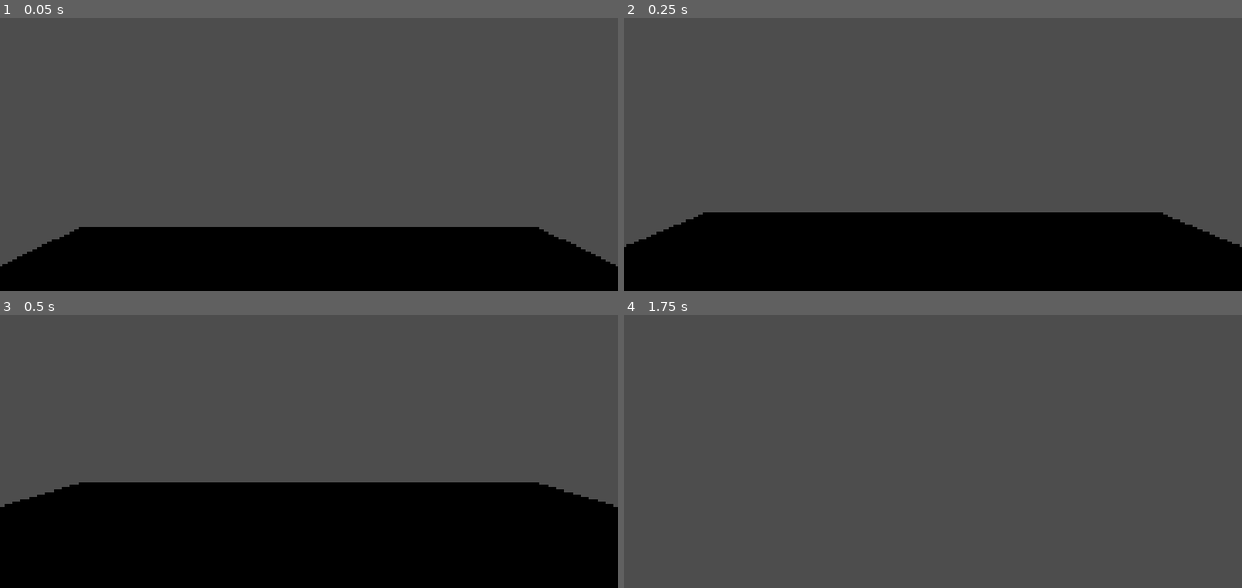
Above: before the commit, frames 1-4 (two rows, left to right).
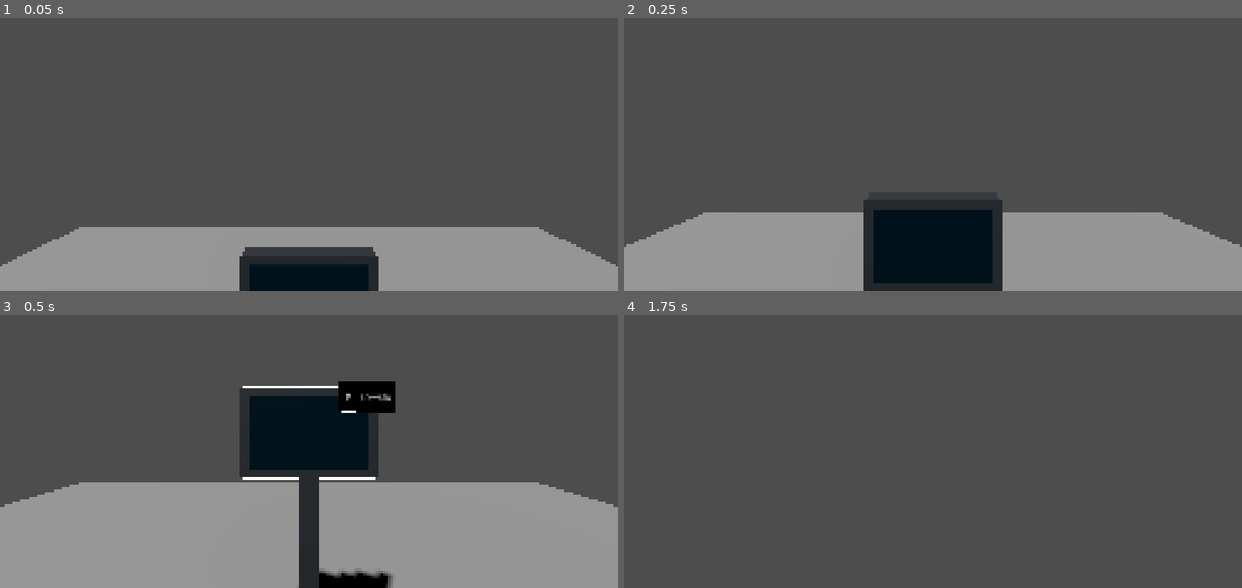
Above: after the commit, the same moments.

Repository: MARDIO1/game_jame_train
Game: Godot game, scene res://map/world_1.tscn
The game is run twice, just before and just after one commit, with the same random seed, the same clock (stepped at 60 frames per second) and the same inputs.
Inputs (mouse positions are in pixels of both pictures, inside the frame that each line leads up to):
- Up to frame 1 (0.05 s): no input
- Up to frame 2 (0.25 s): no input
- Up to frame 3 (0.5 s): no input
- Up to frame 4 (1.75 s): move the mouse to (963, 413) at 0.52 s; hold W (move_forward) from 0.53 s (still down); tap E (interact) at 0.6, 1.35 s; click (963, 413) at 0.67 s; move the mouse to (902, 416) at 1.27 s; click (902, 416) at 1.42 s

The runs differ from the first frame. In frame 1, 22% of the frame differs, in the area x 0-100%, y 76-100%; in frame 2, 28%; in frame 3, 45%, in the area x 0-100%, y 24-100%; in frame 4, nothing differs.

Commit message:
射线和UI

Diff:
--- a/actor/player.gd
+++ b/actor/player.gd
@@ -1,13 +1,35 @@
-## 玩家移动与第一人称视角。依赖场景中的 Head 节点和项目的 move_*、escape 输入动作。
+## 玩家移动、第一人称视角与交互检测。依赖场景中的 Head、Camera3D 和 RayCast3D。
 
 #region 依赖
 extends CharacterBody3D
+
+signal interact_hint_changed(text: String)
+
+const InteractableType = preload("res://interactables/interactable.gd")
+
 @onready var head: Node3D = $Head
+@onready var interact_ray: RayCast3D = $Head/Camera3D/RayCast3D
 #endregion
 
-#region 状态机
-enum game_state{UI,WORLD1}
-var current_game_state:game_state= game_state.WORLD1
+#region 交互
+var current_interactable: InteractableType
+
+
+## 检测相机中心当前指向的交互物，并同步高光与 HUD 提示。
+func _update_interactable() -> void:
+	var next_interactable: InteractableType
+	if interact_ray.is_colliding() and interact_ray.get_collider() is InteractableType:
+		next_interactable = interact_ray.get_collider() as InteractableType
+	if next_interactable == current_interactable:
+		return
+	if current_interactable != null:
+		current_interactable.set_highlighted(false)
+	current_interactable = next_interactable
+	if current_interactable == null:
+		interact_hint_changed.emit("")
+	else:
+		current_interactable.set_highlighted(true)
+		interact_hint_changed.emit(current_interactable.get_interact_hint())
 #endregion
 
 #region 视角
@@ -16,8 +38,8 @@
 func _ready() -> void:
 	Input.mouse_mode = Input.MOUSE_MODE_CAPTURED
 
-## 处理鼠标视角；Esc 释放鼠标，左键重新捕获。
-func _unhandled_input(event: InputEvent) -> void:
+## 优先处理鼠标视角；Esc 释放鼠标，左键重新捕获。
+func _input(event: InputEvent) -> void:
 	if event.is_action_pressed("escape"):
 		Input.mouse_mode = Input.MOUSE_MODE_VISIBLE
 	elif event is InputEventMouseButton and event.pressed and event.button_index == MOUSE_BUTTON_LEFT:
@@ -31,6 +53,9 @@
 const SPEED_MPS: float = 5.0
 ## 每个物理帧读取 WASD，施加重力并移动玩家。
 func _physics_process(delta: float) -> void:
+	_update_interactable()
+	if Input.is_action_just_pressed("interact") and current_interactable != null:
+		current_interactable.interact(self)
 	if not is_on_floor():
 		velocity += get_gravity() * delta
 	var move_input: Vector2 = Input.get_vector("move_left", "move_right", "move_forward", "move_backward")
--- a/actor/player.tscn
+++ b/actor/player.tscn
@@ -23,3 +23,8 @@
 transform = Transform3D(1, 0, 0, 0, 1, 0, 0, 0, 1, 0, 0.6, 0)
 
 [node name="Camera3D" type="Camera3D" parent="Head" unique_id=2022243400]
+
+[node name="RayCast3D" type="RayCast3D" parent="Head/Camera3D" unique_id=1806148872]
+target_position = Vector3(0, 0, -1.6)
+collision_mask = 3
+collide_with_areas = true
--- /dev/null
+++ b/interactables/computer.gd
@@ -0,0 +1,7 @@
+## 电脑交互物。具体的打开界面、动画和音效从交互回调继续实现。
+extends Node3D
+
+
+## 接收通用交互组件的信号，预留电脑效果入口。
+func _on_interactable_interacted(_interactor: Node3D) -> void:
+	pass
--- /dev/null
+++ b/interactables/computer.tscn
@@ -0,0 +1,68 @@
+[gd_scene load_steps=8 format=3 uid="uid://66pltxegjbx8"]
+
+[ext_resource type="Script" path="res://interactables/computer.gd" id="1_computer"]
+[ext_resource type="Script" path="res://interactables/interactable.gd" id="2_interactable"]
+
+[sub_resource type="StandardMaterial3D" id="Material_body"]
+albedo_color = Color(0.16, 0.18, 0.2, 1)
+roughness = 0.72
+
+[sub_resource type="StandardMaterial3D" id="Material_screen"]
+albedo_color = Color(0.02, 0.12, 0.17, 1)
+metallic = 0.15
+roughness = 0.3
+
+[sub_resource type="BoxMesh" id="Mesh_screen"]
+material = SubResource("Material_screen")
+size = Vector3(0.65, 0.4, 0.02)
+
+[sub_resource type="BoxShape3D" id="Shape_body"]
+size = Vector3(0.75, 1.7, 0.25)
+
+[sub_resource type="BoxShape3D" id="Shape_interact"]
+size = Vector3(0.85, 1.8, 0.35)
+
+[node name="Computer" type="Node3D"]
+script = ExtResource("1_computer")
+
+[node name="Visual" type="Node3D" parent="."]
+
+[node name="Shell" type="CSGCombiner3D" parent="Visual"]
+
+[node name="Monitor" type="CSGBox3D" parent="Visual/Shell"]
+size = Vector3(0.75, 0.5, 0.1)
+material = SubResource("Material_body")
+
+[node name="Stand" type="CSGBox3D" parent="Visual/Shell"]
+transform = Transform3D(1, 0, 0, 0, 1, 0, 0, 0, 1, 0, -0.8, 0)
+size = Vector3(0.1, 1.14, 0.1)
+material = SubResource("Material_body")
+
+[node name="Base" type="CSGBox3D" parent="Visual/Shell"]
+transform = Transform3D(1, 0, 0, 0, 1, 0, 0, 0, 1, 0, -1.375, 0)
+size = Vector3(0.5, 0.07, 0.3)
+material = SubResource("Material_body")
+
+[node name="Screen" type="MeshInstance3D" parent="Visual"]
+transform = Transform3D(1, 0, 0, 0, 1, 0, 0, 0, 1, 0, 0, 0.06)
+mesh = SubResource("Mesh_screen")
+
+[node name="Body" type="StaticBody3D" parent="."]
+
+[node name="CollisionShape3D" type="CollisionShape3D" parent="Body"]
+transform = Transform3D(1, 0, 0, 0, 1, 0, 0, 0, 1, 0, -0.55, 0)
+shape = SubResource("Shape_body")
+
+[node name="Interactable" type="Area3D" parent="." node_paths=PackedStringArray("highlight_root")]
+collision_layer = 2
+collision_mask = 0
+script = ExtResource("2_interactable")
+interact_hint = "打开电脑"
+highlight_root = NodePath("../Visual/Shell")
+outline_width_m = 0.005
+
+[node name="CollisionShape3D" type="CollisionShape3D" parent="Interactable"]
+transform = Transform3D(1, 0, 0, 0, 1, 0, 0, 0, 1, 0, -0.55, 0)
+shape = SubResource("Shape_interact")
+
+[connection signal="interacted" from="Interactable" to="." method="_on_interactable_interacted"]
--- /dev/null
+++ b/interactables/interactable.gd
@@ -0,0 +1,43 @@
+## 通用交互组件。提供提示文字、交互信号和共享白色轮廓。
+class_name Interactable
+extends Area3D
+
+signal interacted(interactor: Node3D)
+
+const OUTLINE_SHADER: Shader = preload("res://interactables/outline.gdshader")
+
+@export var interact_hint: String = "交互"
+@export var highlight_root: Node3D
+@export_range(0.001, 0.1, 0.001, "suffix:m") var outline_width_m: float = 0.005
+
+var outline_material: ShaderMaterial = ShaderMaterial.new()
+var highlight_meshes: Array[GeometryInstance3D] = []
+
+
+## 初始化共享描边材质，并收集模型根节点下的所有网格。
+func _ready() -> void:
+	assert(highlight_root != null, "Interactable 需要指定 highlight_root")
+	outline_material.shader = OUTLINE_SHADER
+	outline_material.set_shader_parameter("outline_width_m", outline_width_m)
+	if highlight_root is GeometryInstance3D:
+		highlight_meshes.append(highlight_root as GeometryInstance3D)
+	else:
+		for node: Node in highlight_root.find_children("*", "GeometryInstance3D", true, false):
+			highlight_meshes.append(node as GeometryInstance3D)
+	assert(not highlight_meshes.is_empty(), "highlight_root 下没有 GeometryInstance3D")
+
+
+## 返回 HUD 应显示的动作文字。
+func get_interact_hint() -> String:
+	return interact_hint
+
+
+## 开关当前交互物全部网格的白色轮廓。
+func set_highlighted(active: bool) -> void:
+	for mesh: GeometryInstance3D in highlight_meshes:
+		mesh.material_overlay = outline_material if active else null
+
+
+## 接收交互者并发出供具体物体监听的交互信号。
+func interact(interactor: Node3D) -> void:
+	interacted.emit(interactor)
--- /dev/null
+++ b/interactables/outline.gdshader
@@ -0,0 +1,13 @@
+// 共享白色轮廓：沿合并外壳的法线扩张顶点，只绘制扩张外壳的背面。
+shader_type spatial;
+render_mode unshaded, cull_front;
+
+uniform float outline_width_m = 0.03;
+
+void vertex() {
+	VERTEX += NORMAL * outline_width_m;
+}
+
+void fragment() {
+	ALBEDO = vec3(1.0);
+}
--- a/map/world_1.tscn
+++ b/map/world_1.tscn
@@ -1,6 +1,8 @@
-[gd_scene format=3 uid="uid://djmmwm6yrh14n"]
+[gd_scene load_steps=7 format=3 uid="uid://djmmwm6yrh14n"]
 
 [ext_resource type="PackedScene" uid="uid://beu2pqhv21kel" path="res://actor/player.tscn" id="1_oonqn"]
+[ext_resource type="PackedScene" uid="uid://66pltxegjbx8" path="res://interactables/computer.tscn" id="2_computer"]
+[ext_resource type="PackedScene" uid="uid://b14lxw02x8s16" path="res://ui/HUD.tscn" id="3_hud"]
 
 [sub_resource type="BoxMesh" id="BoxMesh_o3h3q"]
 size = Vector3(10, 1, 10)
@@ -9,6 +11,11 @@
 size = Vector3(10, 1, 10)
 
 [node name="world1" type="Node3D" unique_id=608844226]
+
+[node name="TopLight" type="DirectionalLight3D" parent="."]
+rotation_degrees = Vector3(-60, -25, 0)
+light_energy = 1.2
+shadow_enabled = true
 
 [node name="ground" type="StaticBody3D" parent="." unique_id=1686439965]
 
@@ -20,3 +27,10 @@
 
 [node name="Player" parent="." unique_id=1055697178 instance=ExtResource("1_oonqn")]
 transform = Transform3D(1, 0, 0, 0, 1, 0, 0, 0, 1, 0, 2.3304923, 0)
+
+[node name="Computer" parent="." instance=ExtResource("2_computer")]
+transform = Transform3D(1, 0, 0, 0, 1, 0, 0, 0, 1, 0, 1.9, -1.3)
+
+[node name="HUD" parent="." instance=ExtResource("3_hud")]
+
+[connection signal="interact_hint_changed" from="Player" to="HUD/InteractHint" method="set_hint"]
--- a/project.godot
+++ b/project.godot
@@ -14,6 +14,10 @@
 run/main_scene="uid://djmmwm6yrh14n"
 config/features=PackedStringArray("4.7", "GL Compatibility")
 run/size/mode=0
+
+[autoload]
+
+_mcp_game_helper="*res://addons/godot_ai/runtime/game_helper.gd"
 
 [display]
 
@@ -60,6 +64,11 @@
 ]
 }
 
+[layer_names]
+
+3d_physics/layer_1="environment"
+3d_physics/layer_2="interactable"
+
 [physics]
 
 3d/physics_engine="Jolt Physics"
--- /dev/null
+++ b/root.tscn
@@ -0,0 +1,3 @@
+[gd_scene format=3 uid="uid://bmnr5l1dfu8wh"]
+
+[node name="Root" type="Node3D" unique_id=411516434]
--- a/ui/HUD.tscn
+++ b/ui/HUD.tscn
@@ -1,9 +1,67 @@
-[gd_scene format=3 uid="uid://b14lxw02x8s16"]
+[gd_scene load_steps=5 format=3 uid="uid://b14lxw02x8s16"]
 
-[node name="Hud" type="Control" unique_id=925062286]
-layout_mode = 3
-anchors_preset = 15
-anchor_right = 1.0
-anchor_bottom = 1.0
-grow_horizontal = 2
-grow_vertical = 2
+[ext_resource type="Script" path="res://ui/interact_hint.gd" id="1_hint"]
+[ext_resource type="FontFile" path="res://ui/IPix中文像素字体.ttf" id="2_font"]
+
+[sub_resource type="StyleBoxFlat" id="StyleBoxFlat_hint"]
+content_margin_left = 12.0
+content_margin_top = 10.0
+content_margin_right = 14.0
+content_margin_bottom = 10.0
+bg_color = Color(0, 0, 0, 1)
+
+[sub_resource type="StyleBoxFlat" id="StyleBoxFlat_key"]
+content_margin_left = 8.0
+content_margin_top = 2.0
+content_margin_right = 8.0
+content_margin_bottom = 2.0
+bg_color = Color(0, 0, 0, 1)
+border_width_left = 3
+border_width_top = 3
+border_width_right = 3
+border_width_bottom = 3
+border_color = Color(1, 1, 1, 1)
+
+[node name="HUD" type="CanvasLayer"]
+
+[node name="InteractHint" type="PanelContainer" parent="."]
+anchors_preset = 8
+anchor_left = 0.5
+anchor_top = 0.5
+anchor_right = 0.5
+anchor_bottom = 0.5
+offset_left = 120.0
+offset_top = -140.0
+grow_horizontal = 1
+grow_vertical = 1
+mouse_filter = 2
+theme_override_styles/panel = SubResource("StyleBoxFlat_hint")
+script = ExtResource("1_hint")
+
+[node name="Content" type="HBoxContainer" parent="InteractHint"]
+layout_mode = 2
+mouse_filter = 2
+theme_override_constants/separation = 18
+
+[node name="KeyBox" type="PanelContainer" parent="InteractHint/Content"]
+custom_minimum_size = Vector2(64, 64)
+layout_mode = 2
+mouse_filter = 2
+theme_override_styles/panel = SubResource("StyleBoxFlat_key")
+
+[node name="KeyLabel" type="Label" parent="InteractHint/Content/KeyBox"]
+layout_mode = 2
+mouse_filter = 2
+theme_override_fonts/font = ExtResource("2_font")
+theme_override_font_sizes/font_size = 40
+text = "E"
+horizontal_alignment = 1
+vertical_alignment = 1
+
+[node name="HintLabel" type="Label" parent="InteractHint/Content"]
+layout_mode = 2
+mouse_filter = 2
+theme_override_fonts/font = ExtResource("2_font")
+theme_override_font_sizes/font_size = 32
+text = "打开电脑"
+vertical_alignment = 1
--- /dev/null
+++ b/ui/interact_hint.gd
@@ -0,0 +1,19 @@
+## HUD 交互提示。非空文字显示提示，空文字隐藏提示。
+class_name InteractHint
+extends PanelContainer
+
+@onready var hint_label: Label = $Content/HintLabel
+
+
+## 进入场景时隐藏尚无目标的交互提示。
+func _ready() -> void:
+	hide()
+
+
+## 更新动作文字；空字符串表示当前没有交互目标。
+func set_hint(text: String) -> void:
+	if text.is_empty():
+		hide()
+		return
+	hint_label.text = text
+	show()
Not shown, added: .agent-teams/runtime/workers.json
Not shown, added: interactables/computer.gd.uid
Not shown, added: interactables/interactable.gd.uid
Not shown, added: interactables/outline.gdshader.uid
Binary file added: ui/IPix中文像素字体.ttf
Not shown, added: ui/IPix中文像素字体.ttf.import
Not shown, added: ui/interact_hint.gd.uid
Not shown, added: .agent-teams/.locks/runtime-workers.lock
Not shown, added: .agent-teams/.locks/teams.lock
Not shown, added: .agent-teams/README.md
Not shown, changed: AI工作日记.md
